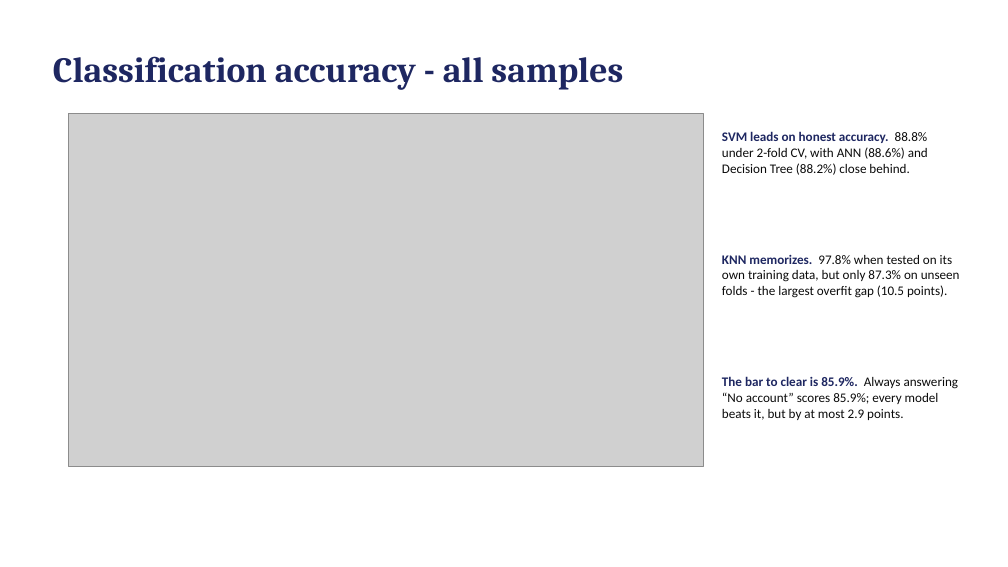
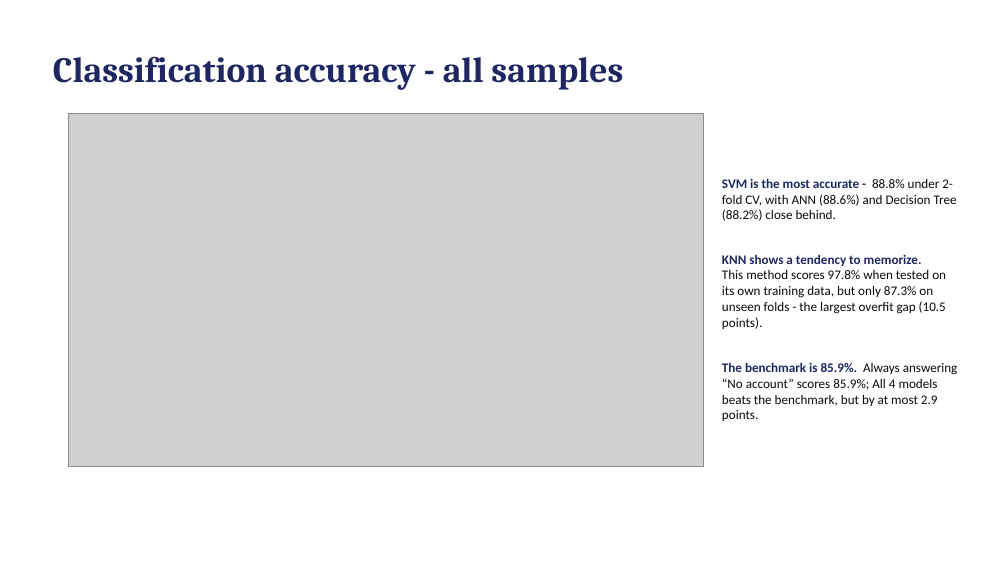
Before and after one commit to davidgathage/ML-application-KNN-SVM-Decision-Trees, a slide deck: slide 6 of Report/Mini project report.pptx. Drawn at 1008x567 pixels with LibreOffice and Linux fonts; fonts in the diff are those of the drawing; grey boxes stand for pictures. Boxes give left, top, right and bottom in pixels: in the first picture for what was removed or moved away, otherwise in the second. Text is boxed around its words. In the diff, an @@ line names an element or a change of style, - is before the commit and + after.

```diff
--- a/Report/Mini project report.pptx
+++ b/Report/Mini project report.pptx
@@ text at bbox=[722, 178, 957, 221]: text changed @@
-SVM leads on honest accuracy. 88.8% under 2-fold CV, with ANN (88.6%) and Decision Tree (88.2%) close behind.
+SVM is the most accurate - 88.8% under 2-fold CV, with ANN (88.6%) and Decision Tree (88.2%) close behind.
@@ text at bbox=[722, 254, 946, 329]: text changed @@
-KNN memorizes. 97.8% when tested on its own training data, but only 87.3% on unseen folds - the largest overfit gap (10.5 points).
+KNN shows a tendency to memorize.
+This method scores 97.8% when tested on its own training data, but only 87.3% on unseen folds - the largest overfit gap (10.5 points).
@@ text at bbox=[722, 362, 958, 421]: text changed @@
-The bar to clear is 85.9%. Always answering “No account” scores 85.9%; every model beats it, but by at most 2.9 points.
+The benchmark is 85.9%. Always answering “No account” scores 85.9%; All 4 models beats the benchmark, but by at most 2.9 points.
```
Also in this commit, not shown: 8 other slides changed, 1 slide added, 1 other file.
